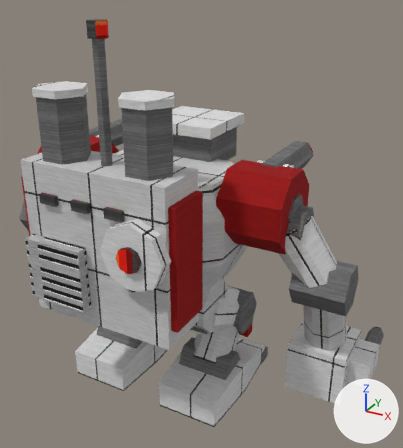
The Blender file tools/lowforge/models/baboon.blend: old version first, new version second.
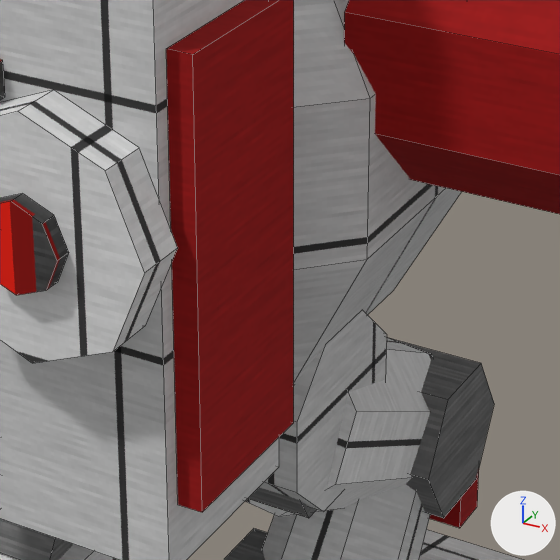
Old and new are each drawn whole from a 50 mm camera at (66.5, -102.8, 96.2) aimed at (8.8, 2.2, 43.7) and again close up on the part from 31% to 68% of the width and 43% to 77% of the height. The lights are fixed; the arrows at lower right show +X, +Y and +Z. The older version's two pictures come first. The close-ups show mesh edges as thin lines.

The first close-up shows 'ankle', 'corona_dish', 'dish_core', 'foot.001', 'knee.001', 'pauldron.001', 'pelvis', 'rack', 'rack_stripe.001', 'shin.001', 'thigh.001', 'torso' and 5 more.
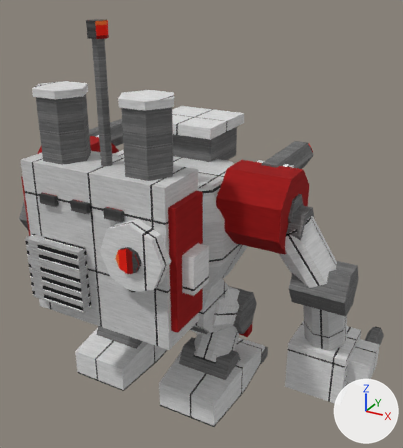
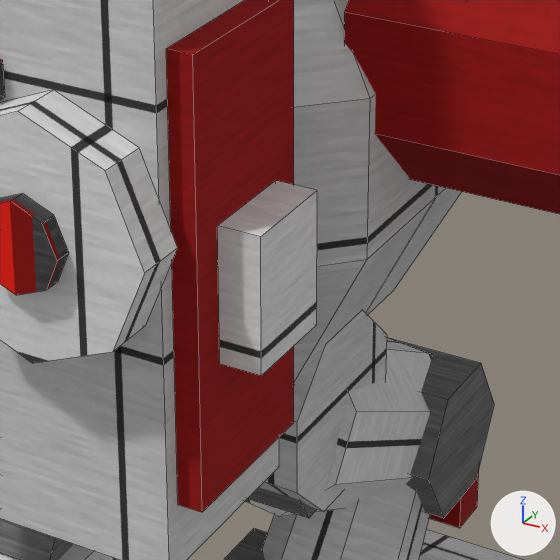
Boxes [x1, y1, x2, y2] around the edits, measured in the close-ups (560 x 560 px):
'flank_mount', added: after [217, 180, 317, 376]

The edits, one by one:
Mesh me_flank_mount is new.
It is a box spanning x 18.5..21.0, y -23.0..-17.0, z 41.0..49.0.
It uses material mat_steel_plate (picture img_plate).
Object 'flank_mount' (ob_flank_mount) is new; it shows me_flank_mount.
Its location is (0.0, 0.0, 0.0).
